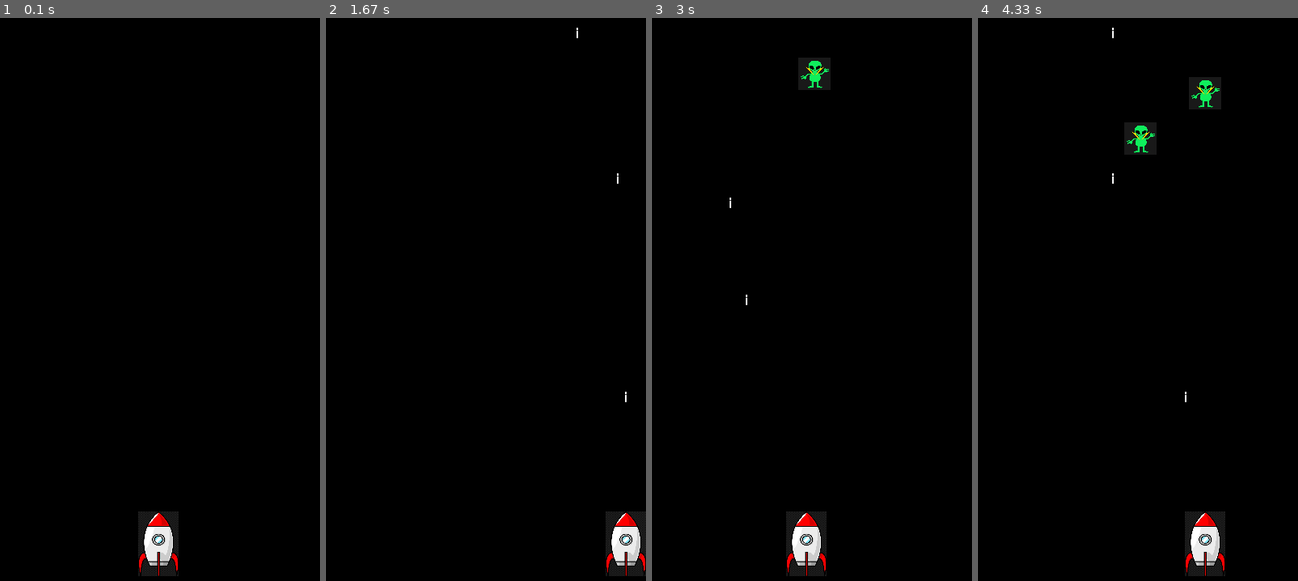
Above: before the commit, frames 1-4 (left to right).
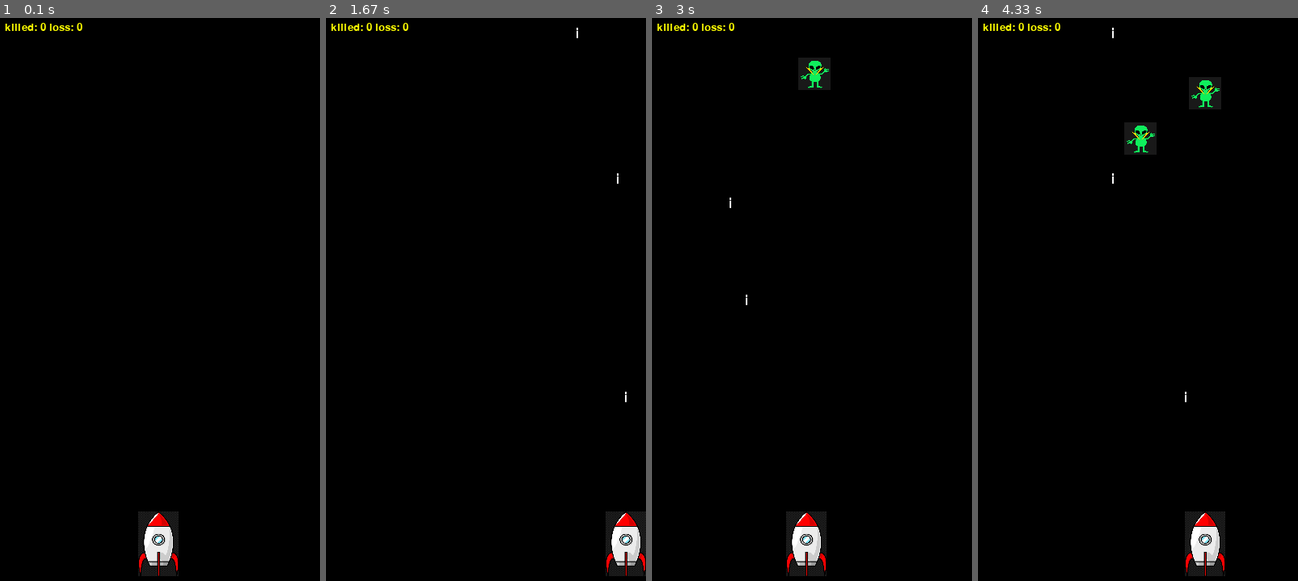
Above: after the commit, the same moments.

Repository: twoyu0830/Python_Practice
Game: pygame game, started from pygame_practice2.py
Same seed, same stepped clock (60 frames per second), same inputs: the game is played once before the commit and once after it.
Inputs:
- Up to frame 1 (0.1 s): no input
- Up to frame 2 (1.67 s): tap Space at 0.33, 0.73, 1.03, 1.23, 1.53 s; hold Right 0.67-1.13 s; hold Right 1.17-1.63 s
- Up to frame 3 (3 s): hold Left 1.67-2.2 s; tap Space at 1.73, 2.03, 2.3, 2.6, 2.73 s; hold Left 2.23-2.63 s; hold Right from 2.67 s (still down)
- Up to frame 4 (4.33 s): tap Space at 3.03, 3.4, 3.7, 3.9, 4.2 s; release Right at 3.3 s; hold Left 3.33-3.8 s; hold Right 3.83-4.3 s

The runs differ from the first frame. In frame 1, 0.2% of the frame differs, in the area x 1-26%, y 0-3%; in frame 2, 0.2%; in frame 3, 0.2%; in frame 4, 0.2%.

Commit message:
Shooting Game

Diff:
--- a/pygame_practice2.py
+++ b/pygame_practice2.py
@@ -58,6 +58,8 @@
 black = (0, 0, 0)
 k = 0
 
+kill = 0
+loss = 0
 # 4. 메인 이벤트
 SB = 0
 while SB == 0:
@@ -129,6 +131,7 @@
             d_list.append(i)
     for d in d_list:
         del a_list[d]
+        loss += 1
 
     dm_list = []
     da_list = []
@@ -147,6 +150,7 @@
             del m_list[dm]
         for da in da_list:
             del a_list[da]
+            kill += 1
     except:
         pass
 
@@ -164,6 +168,10 @@
     for a in a_list:
         a.show()
 
+    font = pygame.font.Font('C:/windows/Fonts/h8514sys.fon', 20)
+    text = font.render('killed: {} loss: {}'.format(kill, loss), True, (255, 255, 0))
+    screen.blit(text, (10, 5))
+
     # 4-5 업데이트
     pygame.display.flip()
 
